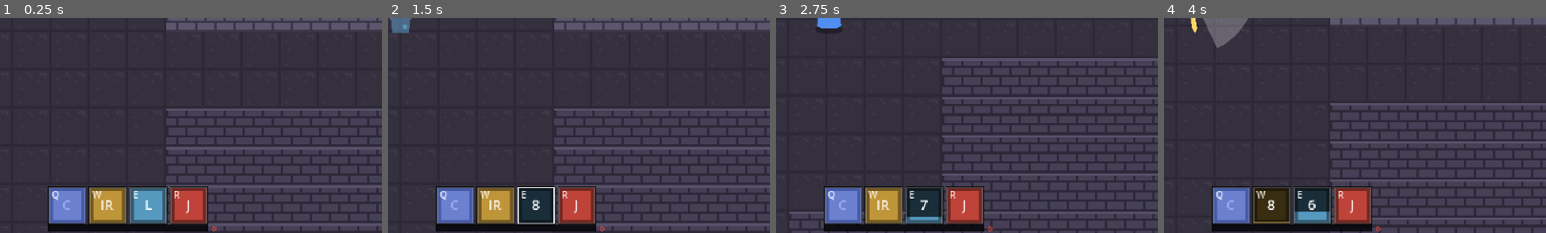
Above: before the commit, frames 1-4 (left to right).
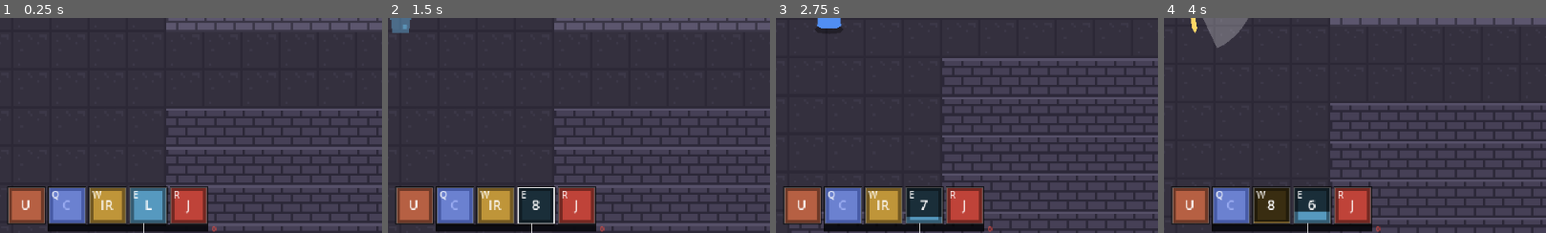
Above: after the commit, the same moments.

Repository: RyanAndrewsJR/uhgame
Game: Godot game, scene res://scenes/main.tscn
The game is run twice, just before and just after one commit, with the same random seed, the same clock (stepped at 60 frames per second) and the same inputs.
Inputs (mouse positions are % of the whole screen's width and height, from its top left):
- Up to frame 1 (0.25 s): no input
- Up to frame 2 (1.5 s): tap Enter at 0.5 s; move the mouse to (72, 45) at 0.52 s; hold D (move_right) 0.53-1.28 s; click (72, 45) at 0.6 s; move the mouse to (30, 55) at 1.27 s; hold S (move_down) from 1.28 s (still down); tap E (ability_e) at 1.35 s
- Up to frame 3 (2.75 s): click (30, 55) at 1.55 s; move the mouse to (60, 28) at 2.02 s; release S (move_down) at 2.03 s; hold D (move_right) from 2.03 s (still down); tap Q (ability_q) at 2.1 s; click (60, 28) at 2.3 s
- Up to frame 4 (4 s): move the mouse to (45, 70) at 2.77 s; release D (move_right) at 2.78 s; hold W (move_up) 2.78-3.53 s; tap R (ability_r) at 2.85 s; click (45, 70) at 3.05 s; move the mouse to (80, 65) at 3.52 s; hold A (move_left) from 3.53 s (still down); right-click (80, 65) at 3.6 s; click (80, 65) at 3.8 s
The pictures show only the part of the screen within x 33-83%, y 50-100%; the shares and areas given below are measured in that part.

The runs differ from the first frame. In frame 1, 1.7% of the frame differs, in the area x 2-38%, y 78-100%; in frame 2, 1.7%; in frame 3, 1.7%; in frame 4, 1.7%.

Commit message:
CH6: readable kit HUD (passive slot, Fury tick, live bonus)

Diff:
--- a/game/data/champions/knight.tres
+++ b/game/data/champions/knight.tres
@@ -35,6 +35,7 @@
 [sub_resource type="Resource" id="Passive_unbroken"]
 script = ExtResource("12_passive")
 display_name = "Unbroken"
+icon_color = Color(0.95, 0.5, 0.35, 1)
 description = "The lower your health, the harder you hit: up to +40% attack damage at 30% health or less."
 stat_scalings = Array[ExtResource("11_stat_scaling")]([SubResource("StatScaling_unbroken")])
 
--- a/game/scripts/data/passive.gd
+++ b/game/scripts/data/passive.gd
@@ -11,6 +11,8 @@
 ## The tooltip (where it shows is UI.md's).
 @export var display_name: String = ""
 @export_multiline var description: String = ""
+## The HUD's placeholder slot color (CHAMPIONS CH6; the art pass gives it an icon).
+@export var icon_color: Color = Color(0.6, 0.6, 0.65)
 ## Added under the passive's source id (copies; the originals are untouched).
 @export var modifiers: Array[StatModifier] = []
 ## Stat modifiers that follow an input (Unit.add_stat_scaling()).
--- a/game/scripts/tests/champions_test.gd
+++ b/game/scripts/tests/champions_test.gd
@@ -17,6 +17,9 @@
 ## CH5: Cleave's heal on hit (0.55 shaped by missing health through the curve, per
 ## hit, overkill included, nothing at max health, missing health read at the
 ## effect start), the same on Cleave Wave, no other ability heals.
+## CH6: the readable kit HUD (the passive slot and its live tooltip line, the
+## Fury bar's tick at 60 and glow, R's live-bonus outline; nothing for a
+## champion without a passive or thresholds).
 ## Prints PASS/FAIL per check, then a total.
 ## Run headless and it quits with the number of failures as the exit code.
 
@@ -57,7 +60,7 @@
 
 
 func _ready() -> void:
-	print("\n=== Champions test (CHAMPIONS CH1–CH5) ===")
+	print("\n=== Champions test (CHAMPIONS CH1–CH6) ===")
 	_test_knight_data()
 	await _test_knight_loaded()
 	await _test_no_champion()
@@ -80,6 +83,7 @@
 	_test_heal_data()
 	await _test_cleave_heals()
 	await _test_heal_edges()
+	await _test_readable_hud()
 	print("=== %d passed, %d failed ===\n" % [_passed, _failed])
 
 	if DisplayServer.get_name() == "headless":
@@ -691,6 +695,74 @@
 	return result
 
 
+func _test_readable_hud() -> void:
+	_section("CH6: the readable kit HUD (passive slot, Fury tick, live bonus)")
+	var k := await _spawn()
+	var hud: CanvasLayer = HUD_SCENE.instantiate()
+	add_child(hud)
+	hud.setup_abilities(k)
+	await _frames(2)
+	var slot: Control = hud.get_node_or_null("PassiveSlot")
+	var bar: Control = hud.get_node_or_null("AbilityBar")
+	var res: Control = hud.get_node_or_null("ResourceBar")
+	_check("a passive slot for the Knight", slot != null, true)
+	if slot == null or bar == null or res == null:
+		hud.queue_free()
+		k.queue_free()
+		return
+	var slot_rect := slot.get_global_rect()
+	var bar_rect := bar.get_global_rect()
+	_check("left of Q, one gap away, the same size and row", [is_equal_approx(slot_rect.end.x + 4.0, bar_rect.position.x), is_equal_approx(slot_rect.position.y, bar_rect.position.y), slot_rect.size], [true, true, Vector2(30, 30)])
+	_check("Unbroken's color", KNIGHT.passive.icon_color, Color(0.95, 0.5, 0.35, 1))
+	var lines: PackedStringArray = slot.call("get_tooltip_lines")
+	_check("tooltip: the name, the description, the live bonus at full health", lines,
+		PackedStringArray(["Unbroken", KNIGHT.passive.description, "Now: +0% attack damage"]))
+	_set_health(k, 0.5)
+	await _frames(1)
+	_check("at 50% health: Now: +29% attack damage", slot.call("get_tooltip_lines")[2], "Now: +29% attack damage")
+	_set_health(k, 0.2)
+	await _frames(1)
+	_check("at 20% health: Now: +40% attack damage", slot.call("get_tooltip_lines")[2], "Now: +40% attack damage")
+	_set_health(k, 1.0)
+
+	var pool := k.resource_pool
+	_check("the Fury bar's thresholds: 60 (Judgement's bonus)", _plain(res.call("get_thresholds")), [60.0])
+	_check("0 Fury: no glow, no live bonus on R", [res.call("is_glowing"), bar.call("has_live_bonus", &"r")], [false, false])
+	pool.restore(60.0)
+	_check("60 Fury: the bar glows and R has the gold outline", [res.call("is_glowing"), bar.call("has_live_bonus", &"r")], [true, true])
+	_check("Q (a target condition) and E (no conditions) never show a live bonus", [bar.call("has_live_bonus", &"q"), bar.call("has_live_bonus", &"e"), bar.call("has_live_bonus", &"w")], [false, false, false])
+	pool.try_spend(1.0)
+	_check("59 Fury: both off again", [res.call("is_glowing"), bar.call("has_live_bonus", &"r")], [false, false])
+	hud.queue_free()
+	k.queue_free()
+	await _frames(1)
+
+	# A champion without a passive or thresholds: the HUD as before.
+	var other := _make_champion(&"test_plain", ENERGY)
+	var p := await _spawn(false, other)
+	var hud2: CanvasLayer = HUD_SCENE.instantiate()
+	add_child(hud2)
+	hud2.setup_abilities(p)
+	await _frames(1)
+	var res2: Control = hud2.get_node_or_null("ResourceBar")
+	var bar2: Control = hud2.get_node_or_null("AbilityBar")
+	p.resource_pool.restore(1000.0)
+	_check("no passive: no passive slot", hud2.get_node_or_null("PassiveSlot") == null, true)
+	_check("no RESOURCE_AT_LEAST anywhere: no ticks, no glow even when full", [_plain(res2.call("get_thresholds")), res2.call("is_glowing")], [[], false])
+	_check("no live bonus on any slot", [&"q", &"w", &"e", &"r"].map(func(s: StringName) -> bool: return bar2.call("has_live_bonus", s)), [false, false, false, false])
+	hud2.queue_free()
+	p.queue_free()
+	await _frames(1)
+
+
+## A typed array as a plain one (typed and untyped arrays never compare equal).
+func _plain(a: Array) -> Array:
+	var out := []
+	for x in a:
+		out.append(x)
+	return out
+
+
 # --- Helpers ------------------------------------------------------------------
 
 ## A bonus's modifiers as [stat, type, value] (for data checks).
--- a/game/scripts/ui/ability_bar.gd
+++ b/game/scripts/ui/ability_bar.gd
@@ -10,6 +10,12 @@
 const GAP := 4.0
 ## Seconds a "not ready" / "silenced" flash lasts on a slot.
 const FAIL_FLASH_TIME := 0.2
+## Condition kinds about the caster alone: a bonus made only of these can be
+## shown as live on the slot (CHAMPIONS CH6).
+const SELF_CONDITION_KINDS: Array[Condition.Kind] = [Condition.Kind.SELF_HAS_STATUS,
+	Condition.Kind.SELF_HEALTH_PERCENT, Condition.Kind.RESOURCE_AT_LEAST]
+## The live-bonus outline (CHAMPIONS CH6).
+const LIVE_BONUS_COLOR := Color(1, 0.8, 0.25)
 
 var abilities: AbilityComponent
 var player: Player
@@ -44,6 +50,29 @@
 func is_condition_greyed(slot: StringName) -> bool:
 	return abilities != null and is_instance_valid(abilities) \
 		and abilities.get_fail_reason(slot) == AbilityComponent.FAIL_CONDITION
+
+
+## True while one of the slot ability's conditional bonuses passes whose
+## conditions are all about the caster (SELF_HAS_STATUS, SELF_HEALTH_PERCENT,
+## RESOURCE_AT_LEAST; an empty list doesn't count, it always passes). The slot
+## gets a gold outline (CHAMPIONS CH6: the Knight's R at 60+ Fury). Bonuses with
+## a target condition can't be judged without a target and never show.
+func has_live_bonus(slot: StringName) -> bool:
+	if abilities == null or not is_instance_valid(abilities):
+		return false
+	var ability := abilities.get_ability(slot)
+	if ability == null:
+		return false
+	for b in ability.conditional_bonuses:
+		if b == null or b.conditions.is_empty():
+			continue
+		var self_only := true
+		for c in b.conditions:
+			if c != null and not SELF_CONDITION_KINDS.has(c.kind):
+				self_only = false
+		if self_only and b.is_active(abilities.unit, null, null):
+			return true
+	return false
 
 
 ## True while `slot` shows a fail flash (for tests).
@@ -148,6 +177,9 @@
 		elif recast_part > 0:
 			border = Color(1, 0.85, 0.3, 0.9)   # press again for the next part
 		draw_rect(rect, border, false, 1.0)
+		if has_live_bonus(slot):
+			# A bonus about the caster is live (CHAMPIONS CH6): a gold outline outside the slot.
+			draw_rect(rect.grow(2), LIVE_BONUS_COLOR, false, 2.0)
 
 		# Key label.
 		draw_string(_font, rect.position + Vector2(2, 9), String(slot).to_upper(),
--- a/game/scripts/ui/hud.gd
+++ b/game/scripts/ui/hud.gd
@@ -14,10 +14,12 @@
 
 const AbilityBar := preload("res://scripts/ui/ability_bar.gd")
 const ResourceBar := preload("res://scripts/ui/resource_bar.gd")
+const PassiveSlot := preload("res://scripts/ui/passive_slot.gd")
 
 
-## The ability bar, and under it the resource bar if the player has a
-## resource pool (ABILITIES.md, HUD feedback).
+## The ability bar, under it the resource bar if the player has a resource
+## pool (ABILITIES.md, HUD feedback), and left of it the passive slot if the
+## player's champion has a passive (CHAMPIONS CH6).
 func setup_abilities(player: Player) -> void:
 	var bar := Control.new()
 	bar.set_script(AbilityBar)
@@ -32,6 +34,12 @@
 		resource_bar.set("pool", player.resource_pool)
 		resource_bar.set("abilities", player.abilities)
 		add_child(resource_bar)
+	if player.champion != null and player.champion.passive != null:
+		var passive_slot := Control.new()
+		passive_slot.set_script(PassiveSlot)
+		passive_slot.name = "PassiveSlot"
+		passive_slot.set("player", player)
+		add_child(passive_slot)
 
 
 func set_info(text: String) -> void:
--- /dev/null
+++ b/game/scripts/ui/passive_slot.gd
@@ -0,0 +1,135 @@
+extends Control
+## The champion's passive on the HUD (CHAMPIONS CH6, functional only): a slot
+## the size of an ability slot, left of Q, with the passive's initials in its
+## icon_color and, on hover, a tooltip in the ability tooltip's style: the
+## name, the description and one "Now:" line per StatScaling with its current
+## value (Unbroken: "Now: +18% attack damage"). Placeholder look; the art pass
+## and UI.md replace it. Added by hud.gd's setup_abilities() only when the
+## player's champion has a passive.
+
+const AbilityBar := preload("res://scripts/ui/ability_bar.gd")
+const SLOT := AbilityBar.SLOT
+const GAP := AbilityBar.GAP
+const TOOLTIP_WIDTH := 220.0
+
+var player: Player
+
+var _hover: bool = false
+var _font: Font
+
+
+func _ready() -> void:
+	_font = ThemeDB.fallback_font
+	mouse_filter = Control.MOUSE_FILTER_STOP
+	custom_minimum_size = Vector2(SLOT, SLOT)
+	size = custom_minimum_size
+	# Left of the ability bar (4 slots and 3 gaps, centered), one gap away.
+	var bar_half := (SLOT * 4 + GAP * 3) * 0.5
+	anchor_left = 0.5
+	anchor_right = 0.5
+	anchor_top = 1.0
+	anchor_bottom = 1.0
+	offset_left = -bar_half - GAP - SLOT
+	offset_right = -bar_half - GAP
+	offset_top = -SLOT - 8
+	offset_bottom = -8
+
+
+func get_passive() -> Passive:
+	if player == null or not is_instance_valid(player) or player.champion == null:
+		return null
+	return player.champion.passive
+
+
+## True while the mouse is over the slot (the tooltip shows).
+func is_hovered() -> bool:
+	return _hover
+
+
+## The tooltip's text lines before wrapping: the name, the description, then
+## one "Now:" line per stat scaling (tests read it).
+func get_tooltip_lines() -> PackedStringArray:
+	var out := PackedStringArray()
+	var passive := get_passive()
+	if passive == null:
+		return out
+	out.append(passive.display_name)
+	out.append(passive.description)
+	for s in passive.stat_scalings:
+		if s != null and s.modifier != null:
+			out.append("Now: %s" % _scaling_text(s))
+	return out
+
+
+func _scaling_text(s: StatScaling) -> String:
+	var value := s.get_value(player)
+	var stat_name := String(s.modifier.stat)
+	var def := player.stats_component.registry.get_definition(s.modifier.stat) if player.stats_component else null
+	if def != null and def.display_name != "":
+		stat_name = def.display_name.to_lower()
+	if s.modifier.type == StatModifier.Type.FLAT:
+		return "%+d %s" % [roundi(value), stat_name]
+	return "%+d%% %s" % [roundi(value * 100.0), stat_name]
+
+
+func _process(_delta: float) -> void:
+	_hover = Rect2(Vector2.ZERO, size).has_point(get_local_mouse_position())
+	queue_redraw()
+
+
+func _draw() -> void:
+	var passive := get_passive()
+	if passive == null:
+		return
+	var rect := Rect2(Vector2.ZERO, size)
+	draw_rect(rect.grow(1), Color(0, 0, 0, 0.8))
+	draw_rect(rect, passive.icon_color.darkened(0.55))
+	draw_rect(rect.grow(-3), passive.icon_color.darkened(0.25))
+	draw_string(_font, Vector2(0, SLOT * 0.62), _initials(passive.display_name),
+		HORIZONTAL_ALIGNMENT_CENTER, SLOT, 11, Color(1, 1, 1, 0.95))
+	draw_rect(rect, Color(1, 1, 1, 0.25), false, 1.0)
+	if _hover:
+		_draw_tooltip(passive)
+
+
+func _draw_tooltip(passive: Passive) -> void:
+	var lines := get_tooltip_lines()
+	var body := PackedStringArray()
+	body.append_array(_wrap(lines[1], TOOLTIP_WIDTH - 12, 8))
+	var now_lines := lines.slice(2)
+	var h := 30.0 + (body.size() + now_lines.size()) * 10.0
+	var x := maxf(-position.x + 4, 0.0)
+	var rect := Rect2(x, -h - 6, TOOLTIP_WIDTH, h)
+	draw_rect(rect, Color(0.05, 0.05, 0.08, 0.95))
+	draw_rect(rect, Color(passive.icon_color, 0.8), false, 1.0)
+	draw_string(_font, rect.position + Vector2(6, 12), "%s  [Passive]" % lines[0], HORIZONTAL_ALIGNMENT_LEFT, -1, 10, passive.icon_color.lightened(0.3))
+	draw_string(_font, rect.position + Vector2(6, 22), "Always active", HORIZONTAL_ALIGNMENT_LEFT, -1, 8, Color(0.75, 0.75, 0.8))
+	var y := 34.0
+	for line in body:
+		draw_string(_font, rect.position + Vector2(6, y), line, HORIZONTAL_ALIGNMENT_LEFT, -1, 8, Color(1, 1, 1, 0.9))
+		y += 10.0
+	for line in now_lines:
+		draw_string(_font, rect.position + Vector2(6, y), line, HORIZONTAL_ALIGNMENT_LEFT, -1, 8, Color(1, 0.85, 0.4))
+		y += 10.0
+
+
+func _initials(name_text: String) -> String:
+	var out := ""
+	for word in name_text.split(" ", false):
+		out += word.substr(0, 1).to_upper()
+	return out.substr(0, 2)
+
+
+func _wrap(text: String, max_w: float, font_size: int) -> PackedStringArray:
+	var out := PackedStringArray()
+	var line := ""
+	for word in text.split(" ", false):
+		var test := word if line == "" else line + " " + word
+		if _font.get_string_size(test, HORIZONTAL_ALIGNMENT_LEFT, -1, font_size).x > max_w and line != "":
+			out.append(line)
+			line = word
+		else:
+			line = test
+	if line != "":
+		out.append(line)
+	return out
--- a/game/scripts/ui/resource_bar.gd
+++ b/game/scripts/ui/resource_bar.gd
@@ -11,6 +11,10 @@
 	ResourceComponent.ResourceType.ENERGY: Color(1.0, 0.85, 0.3),
 	ResourceComponent.ResourceType.FURY: Color(0.95, 0.3, 0.25),
 }
+
+## Threshold ticks and the glow (CHAMPIONS CH6).
+const TICK_COLOR := Color(1, 1, 1, 0.85)
+const GLOW_COLOR := Color(1, 0.85, 0.45)
 
 ## Seconds the bar flashes on a "not enough resource" cast (ABILITIES.md, Numbers).
 @export var flash_time: float = 0.2
@@ -37,6 +41,41 @@
 	offset_bottom = -2.0
 	if abilities != null:
 		abilities.cast_failed.connect(_on_abilities_cast_failed)
+
+
+## Every RESOURCE_AT_LEAST value in the current slot abilities' conditional
+## bonuses and cast / recast conditions, sorted, without repeats (CHAMPIONS
+## CH6: a tick on the bar at each; the Knight: 60). Read every frame, so a
+## REPLACE variant's own thresholds show.
+func get_thresholds() -> Array[float]:
+	var out: Array[float] = []
+	if abilities == null or not is_instance_valid(abilities):
+		return out
+	for slot in AbilityComponent.SLOTS:
+		var ability := abilities.get_ability(slot)
+		if ability == null:
+			continue
+		var conditions: Array[Condition] = []
+		conditions.append_array(ability.cast_conditions)
+		conditions.append_array(ability.recast_conditions)
+		for b in ability.conditional_bonuses:
+			if b != null:
+				conditions.append_array(b.conditions)
+		for c in conditions:
+			if c != null and c.kind == Condition.Kind.RESOURCE_AT_LEAST and not c.negate and not out.has(c.value):
+				out.append(c.value)
+	out.sort()
+	return out
+
+
+## True while the pool is at or above one of the thresholds: the bar glows.
+func is_glowing() -> bool:
+	if pool == null or not is_instance_valid(pool):
+		return false
+	for t in get_thresholds():
+		if pool.current >= t:
+			return true
+	return false
 
 
 func is_flashing() -> bool:
@@ -67,5 +106,12 @@
 	draw_rect(Rect2(Vector2.ZERO, size).grow(1), Color(0, 0, 0, 0.8))
 	draw_rect(Rect2(Vector2.ZERO, size), back)
 	draw_rect(Rect2(Vector2.ZERO, Vector2(size.x * fraction, size.y)), color)
+	# CHAMPIONS CH6: a tick at each threshold, and a bright outline while at or above one.
+	for t in get_thresholds():
+		if t > 0.0 and t < pool.max_resource:
+			var x := roundf(size.x * t / pool.max_resource)
+			draw_line(Vector2(x, -2), Vector2(x, size.y + 2), TICK_COLOR, 1.0)
+	if is_glowing():
+		draw_rect(Rect2(Vector2.ZERO, size).grow(1), GLOW_COLOR, false, 1.0)
 	draw_string(_font, Vector2(size.x + 4, size.y + 1), "%d" % floori(pool.current),
 		HORIZONTAL_ALIGNMENT_LEFT, -1, 7, Color(color, 0.95))
Not shown, added: game/scripts/ui/passive_slot.gd.uid
Not shown, changed: CLAUDE.md
Not shown, changed: docs/ABILITIES.md
Not shown, changed: docs/CHAMPIONS.md
Not shown, changed: docs/CHANGELOG.md
Not shown, changed: docs/DECISIONS.md
